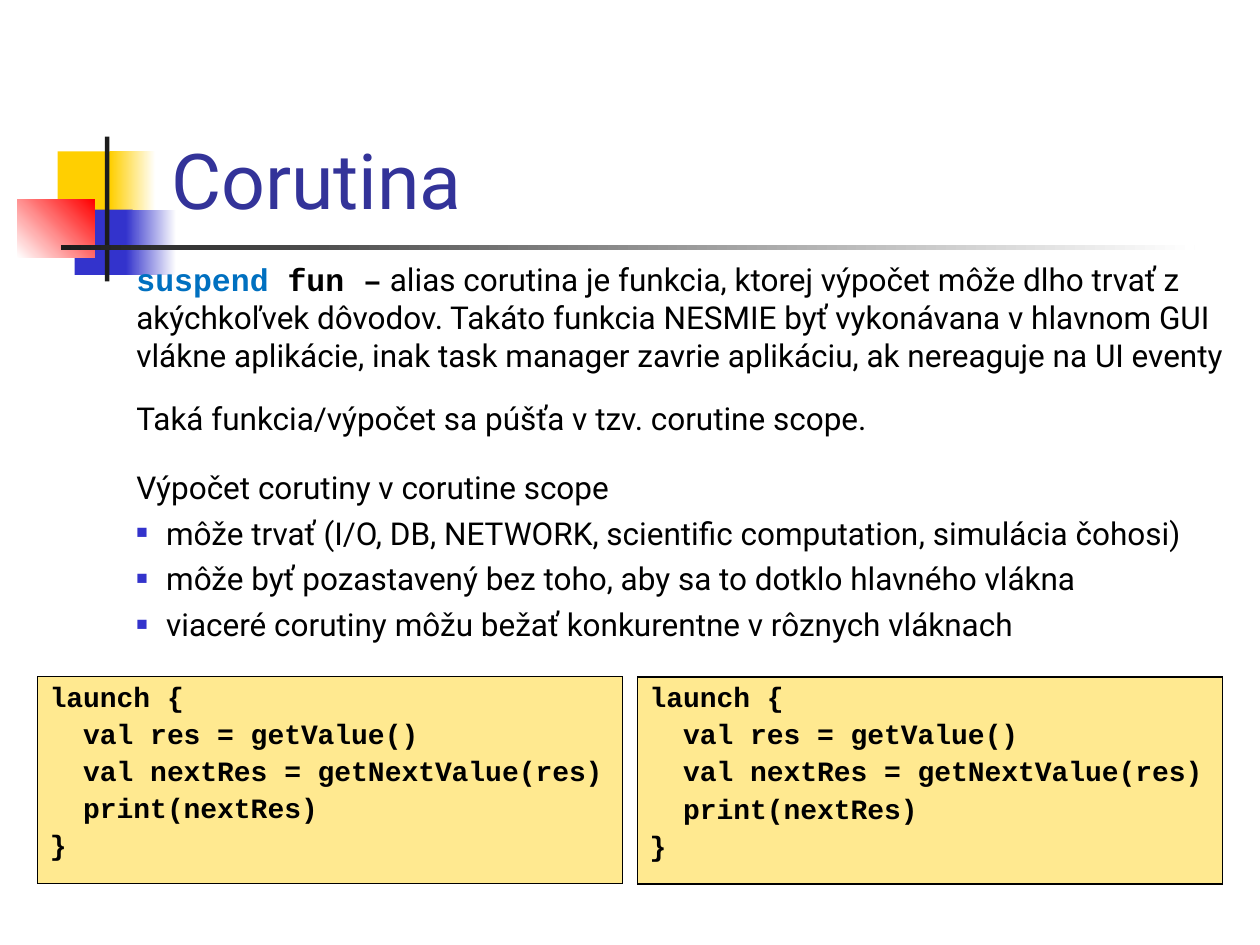
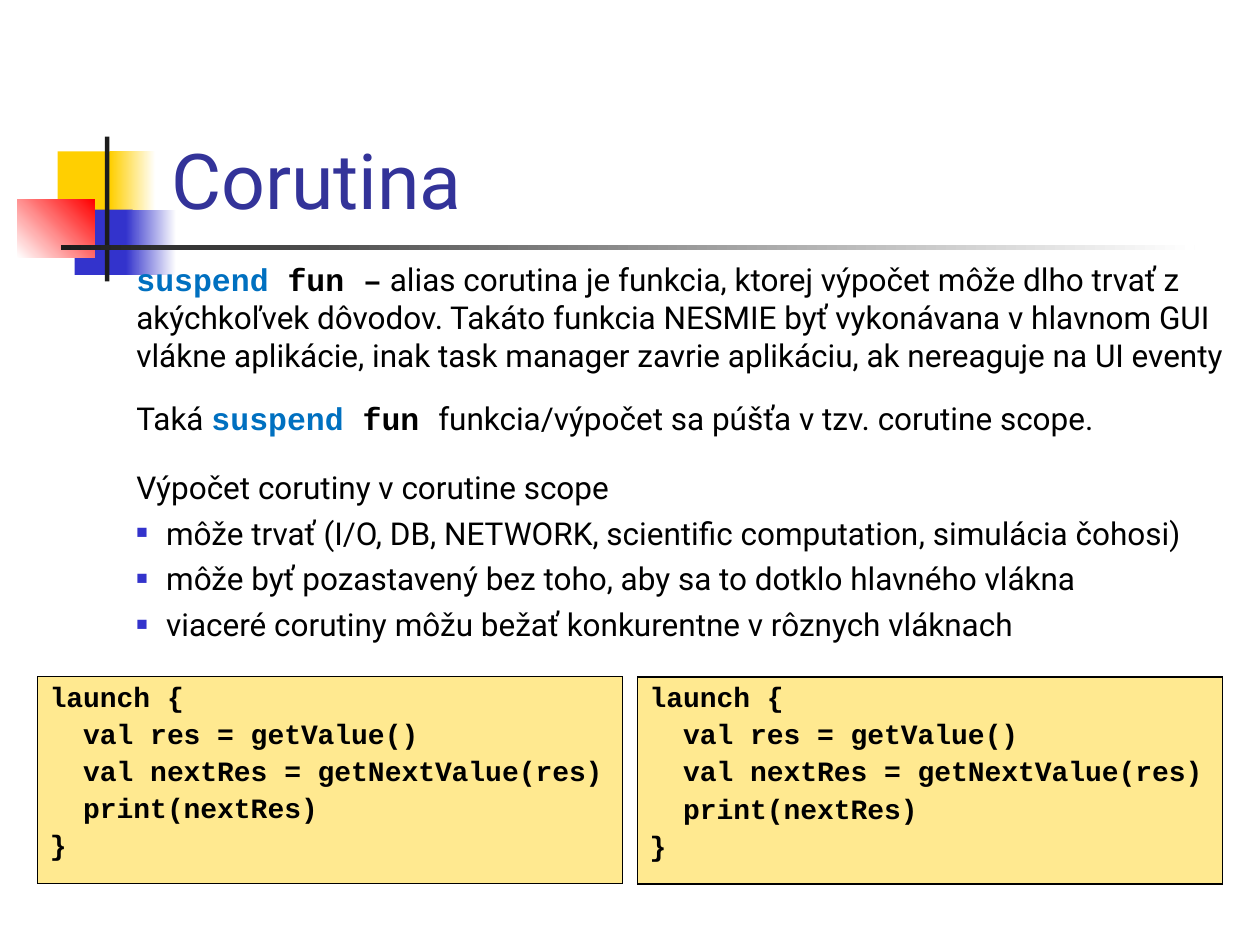
Before and after one commit to vmandro/Prednasky, a slide deck: slide 7 of 10/10_Android.ppt. Drawn at 1260x945 pixels with LibreOffice and Linux fonts; fonts in the diff are those of the drawing. Boxes give left, top, right and bottom in pixels: in the first picture for what was removed or moved away, otherwise in the second. Text is boxed around its words. In the diff, an @@ line names an element or a change of style, - is before the commit and + after.

```diff
--- a/10/10_Android.ppt
+++ b/10/10_Android.ppt
@@ text at box(136, 404, 1093, 437): text changed @@
-Taká funkcia/výpočet sa púšťa v tzv. corutine scope.
+Taká suspend fun funkcia/výpočet sa púšťa v tzv. corutine scope.
```
Also in this commit, not shown: 10 other slides changed, 2 other files.
